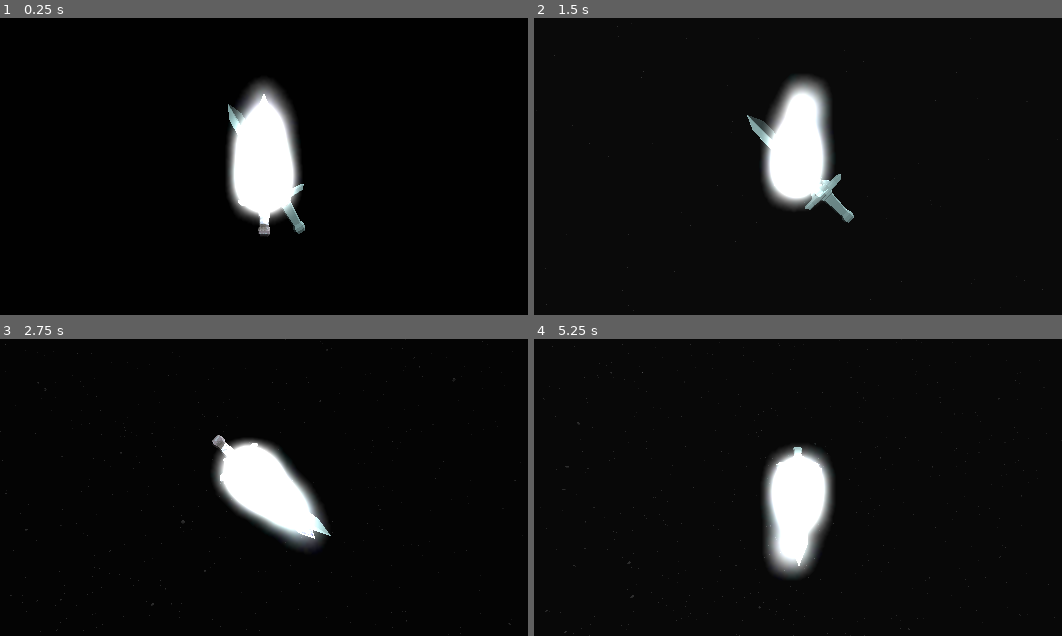
Above: before the commit, frames 1-4 (two rows, left to right).
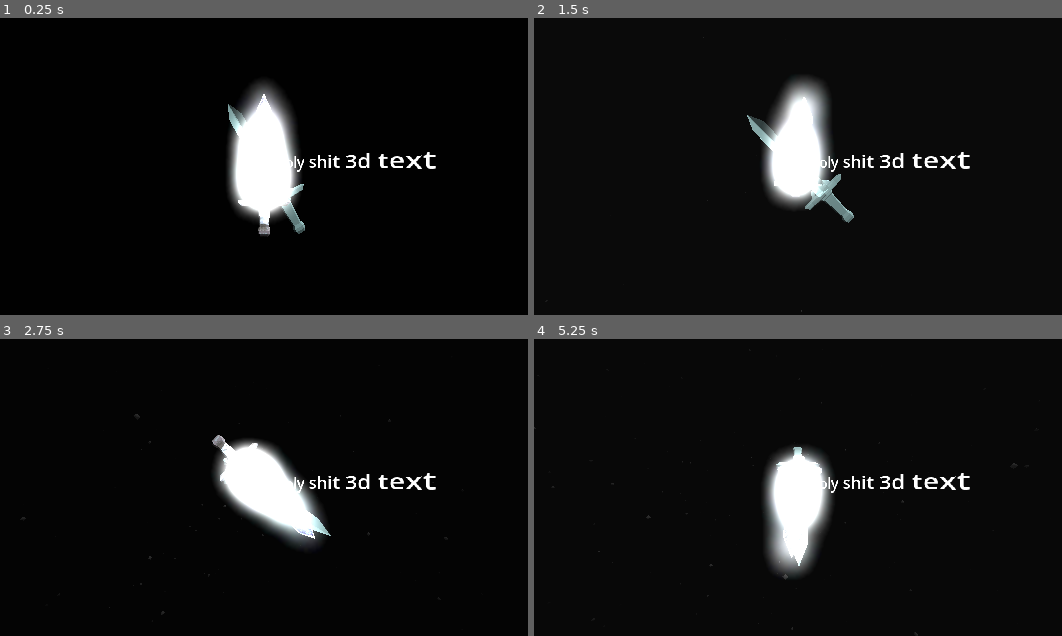
Above: after the commit, the same moments.

Repository: Lukko-Digital/Bladebearer
Game: Godot game, scene res://src/main.tscn
Two runs of this game, one before a commit and one after it. Both use one fixed random seed, a clock stepped at 60 frames per second and the inputs below.
Inputs:
- Up to frame 1 (0.25 s): no input
- Up to frame 2 (1.5 s): hold D (right) 0.53-1.28 s; hold Shift (shift) 0.53-1.28 s; hold S (backward) from 1.28 s (still down); tap Space (space) at 1.35 s
- Up to frame 3 (2.75 s): release S (backward) at 2.03 s; hold D (right) from 2.03 s (still down); hold Shift (shift) from 2.03 s (still down)
- Up to frame 4 (5.25 s): release D (right) at 2.78 s; release Shift (shift) at 2.78 s; hold W (forward) 2.78-3.53 s; tap Space (space) at 2.85, 4.35 s; hold Shift (shift) 3.53-4.28 s; hold A (left) 3.53-5.03 s; hold S (backward) from 5.03 s (still down); hold Shift (shift) from 5.03 s (still down)

The runs differ from the first frame. In frame 1, 1.9% of the frame differs, in the area x 43-83%, y 23-68%; in frame 2, 2.2%; in frame 3, 1.9%; in frame 4, 2.3%, in the area x 0-99%, y 1-100%.

Commit message:
adjust environment and snow, and add test text

Diff:
--- a/src/main.tscn
+++ b/src/main.tscn
@@ -1,10 +1,11 @@
-[gd_scene load_steps=10 format=3 uid="uid://p423tqksuch1"]
+[gd_scene load_steps=11 format=3 uid="uid://p423tqksuch1"]
 
 [ext_resource type="PackedScene" uid="uid://ctoxk5ywvn75r" path="res://src/sword.tscn" id="1_bdv3j"]
 [ext_resource type="PackedScene" uid="uid://ccb8dq5qk5vev" path="res://src/target.tscn" id="2_54gg4"]
 [ext_resource type="PackedScene" uid="uid://dkue1bq4ffn1r" path="res://src/main_camera.tscn" id="2_vb7ep"]
 [ext_resource type="PackedScene" uid="uid://xcrmvdctjdpk" path="res://src/swing_arm.tscn" id="5_0705i"]
 [ext_resource type="Material" uid="uid://c0gn2yap5lfrv" path="res://assets/shaders/snow.tres" id="5_tv00s"]
+[ext_resource type="FontFile" uid="uid://12lul10wlfah" path="res://assets/fonts/CrimsonText-Regular.ttf" id="7_w83ar"]
 
 [sub_resource type="StandardMaterial3D" id="StandardMaterial3D_tsayv"]
 transparency = 1
@@ -14,6 +15,9 @@
 emission = Color(1, 1, 1, 1)
 emission_energy_multiplier = 1.19
 disable_receive_shadows = true
+proximity_fade_distance = 0.01
+distance_fade_mode = 1
+distance_fade_min_distance = 3.55
 distance_fade_max_distance = 0.0
 
 [sub_resource type="SphereMesh" id="SphereMesh_2egrx"]
@@ -27,16 +31,15 @@
 ambient_light_source = 1
 glow_enabled = true
 glow_normalized = true
-glow_intensity = 8.0
-glow_strength = 0.55
+glow_intensity = 5.7
+glow_strength = 0.6
 glow_blend_mode = 0
 fog_light_color = Color(0, 0, 0, 1)
 fog_density = 0.1095
-volumetric_fog_enabled = true
-volumetric_fog_density = 0.6365
+volumetric_fog_density = 1.0
 volumetric_fog_albedo = Color(0, 0, 0, 1)
 volumetric_fog_emission_energy = 0.0
-volumetric_fog_length = 8.79
+volumetric_fog_length = 20.96
 volumetric_fog_detail_spread = 6.0
 
 [sub_resource type="CameraAttributesPractical" id="CameraAttributesPractical_y77hc"]
@@ -70,7 +73,7 @@
 
 [node name="GPUParticles3D" type="GPUParticles3D" parent="SwordOrigin"]
 transform = Transform3D(2, 0, 0, 0, 2, 0, 0, 0, 2, 0, 0, 0)
-amount = 20200
+amount = 42045
 lifetime = 4.35
 trail_lifetime = 1.75
 process_material = ExtResource("5_tv00s")
@@ -79,3 +82,10 @@
 [node name="WorldEnvironment" type="WorldEnvironment" parent="SwordOrigin"]
 environment = SubResource("Environment_hpooo")
 camera_attributes = SubResource("CameraAttributesPractical_y77hc")
+
+[node name="Label3D" type="Label3D" parent="SwordOrigin"]
+transform = Transform3D(0.605301, 0, -0.468218, 0, 0.765257, 0, 0.468218, 0, 0.605301, 0.492339, 0.0370455, -0.0267003)
+texture_filter = 0
+text = "Holy shit 3d text"
+font = ExtResource("7_w83ar")
+outline_size = 0
